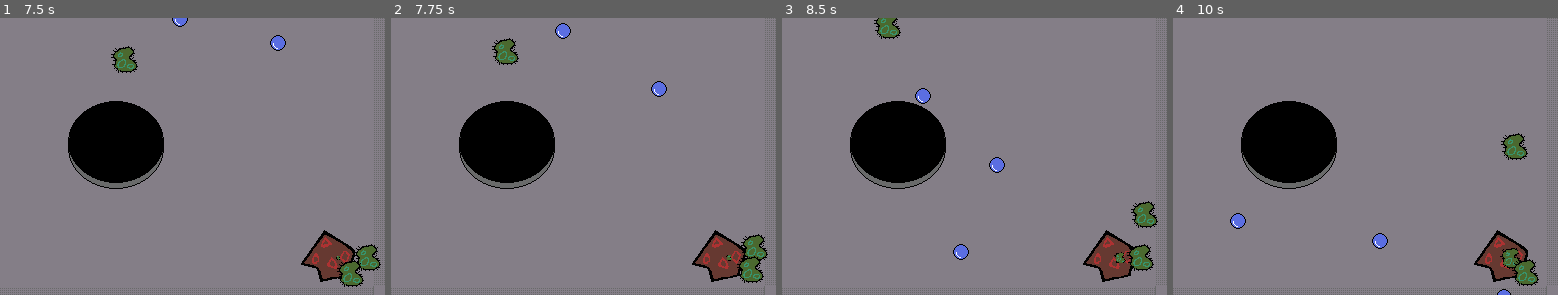
Above: before the commit, frames 1-4 (left to right).
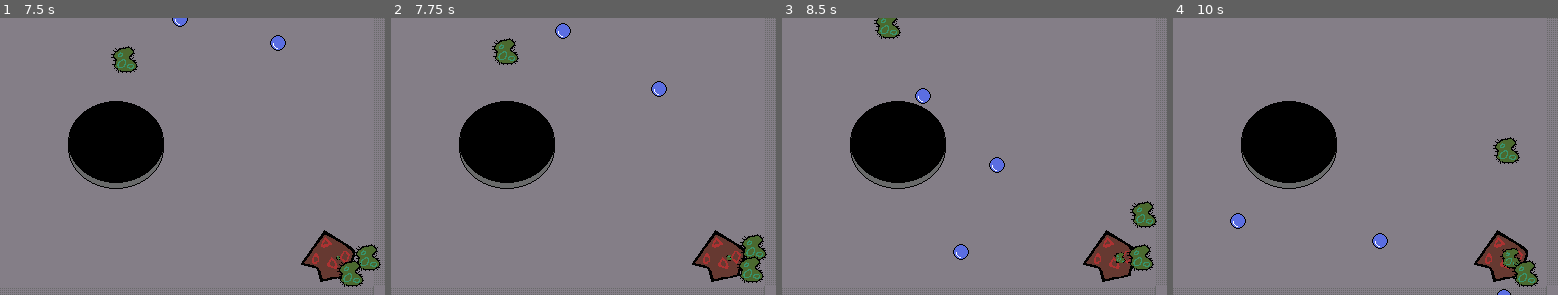
Above: after the commit, the same moments.

Repository: that-damn-cat/BubbleTrouble
Game: Godot game, scene res://game.tscn
The game is run twice, just before and just after one commit, with the same random seed, the same clock (stepped at 60 frames per second) and the same inputs.
Inputs:
- Up to frame 1 (7.5 s): hold Up (up) 0.53-2.03 s; tap Space (shoot) every 0.75 s from 0.6 to 7.35 s; hold Left (left) 2.03-3.53 s; hold Down (down) 3.53-4.28 s; hold Right (right) 4.28-5.03 s; hold Up (up) 5.03-5.78 s; hold Right (right) from 5.78 s (still down)
- Up to frame 2 (7.75 s): keep holding Right (right)
- Up to frame 3 (8.5 s): release Right (right) at 8.03 s; hold Down (down) from 8.03 s (still down); tap Space (shoot) at 8.1 s
- Up to frame 4 (10 s): release Down (down) at 8.78 s; hold Left (left) 8.78-9.53 s; tap Space (shoot) at 8.85, 9.6 s; hold Up (up) from 9.53 s (still down)
The pictures show only the part of the screen within x 37-87%, y 31-81%; the shares and areas given below are measured in that part.

Frame 1 is identical in both runs. In frame 2, 0.2% of the frame differs, in the area x 90-98%, y 77-88%; in frame 3, 0.2%; in frame 4, 0.8%, in the area x 83-96%, y 41-98%.

Commit message:
Extended splitting logic

Diff:
--- a/Entities/Player/States/active.gd
+++ b/Entities/Player/States/active.gd
@@ -4,8 +4,13 @@
 	state_machine.controlled_node.direction = Input.get_vector("left", "right", "up", "down")
 
 	if Input.is_action_just_pressed("shoot"):
-		if (state_machine.controlled_node.mass * 0.5) < 10.0:
-			return
+		try_split()
+
+func try_split() -> void:
+	if not state_machine.current_state == self:
+		return
+
+	if state_machine.controlled_node.mass >= (state_machine.controlled_node.shot_mass * 2.0):
 		transition_to("splitting")
 
 func exit() -> void:
--- a/Entities/Player/States/splitting.gd
+++ b/Entities/Player/States/splitting.gd
@@ -6,8 +6,15 @@
 var controlled_node: Player
 
 func enter() -> void:
+	merge_collider.set_deferred("disabled", true)
 	controlled_node = state_machine.controlled_node
 	controlled_node.animation.play("split")
+
+func update(_delta: float) -> void:
+	state_machine.controlled_node.direction = Input.get_vector("left", "right", "up", "down")
+
+func exit() -> void:
+	merge_collider.set_deferred("disabled", false)
 
 func split() -> void:
 	if not merge_collider:
@@ -16,8 +23,6 @@
 	if not controlled_node:
 		return
 
-	merge_collider.disabled = true
-
 	var player_resource := load(player_scene_path) as PackedScene
 	var new_player = player_resource.instantiate()
 	new_player.global_position = controlled_node.global_position
@@ -25,10 +30,10 @@
 	new_player.mass = controlled_node.shot_mass
 	controlled_node.health_component.damage(controlled_node.shot_mass)
 
-	var min_effective_speed = 0.6 * controlled_node.min_speed
+	var min_effective_speed = 0.7 * controlled_node.min_speed
 	if controlled_node.velocity.length() < min_effective_speed:
 		var direction = Vector2(randf_range(-1.0, 1.0), randf_range(-1.0, 1.0)).normalized()
-		controlled_node.velocity = direction * min_effective_speed
+		controlled_node.velocity = 1.25 * direction * min_effective_speed
 
 	new_player.velocity = controlled_node.velocity * 2.1
 	controlled_node.velocity *= Vector2(-1, -1)
@@ -38,10 +43,6 @@
 
 	globals.player_container.add_child(new_player)
 
-func update(_delta: float) -> void:
-	state_machine.controlled_node.direction = Input.get_vector("left", "right", "up", "down")
-
 func _on_animation_player_animation_finished(anim_name: StringName) -> void:
 	if anim_name == "split":
-		merge_collider.disabled = false
 		transition_to("active")
